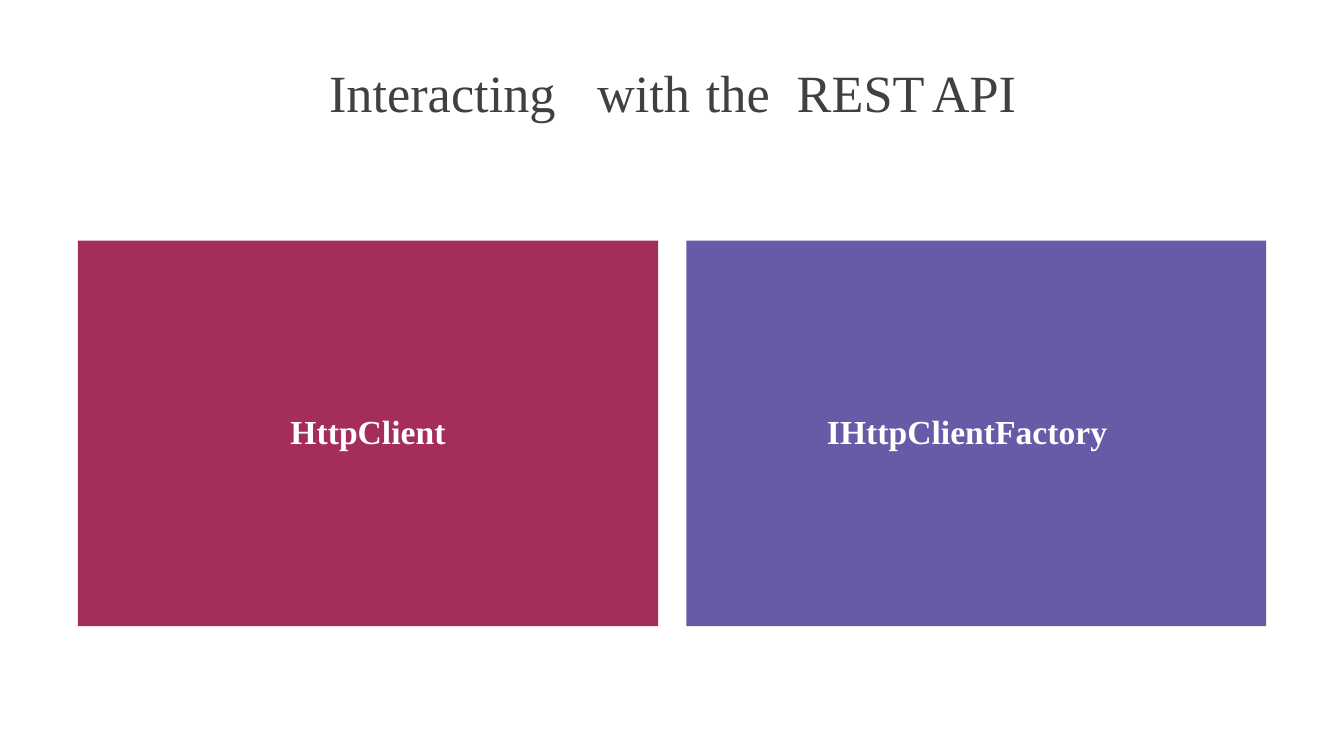
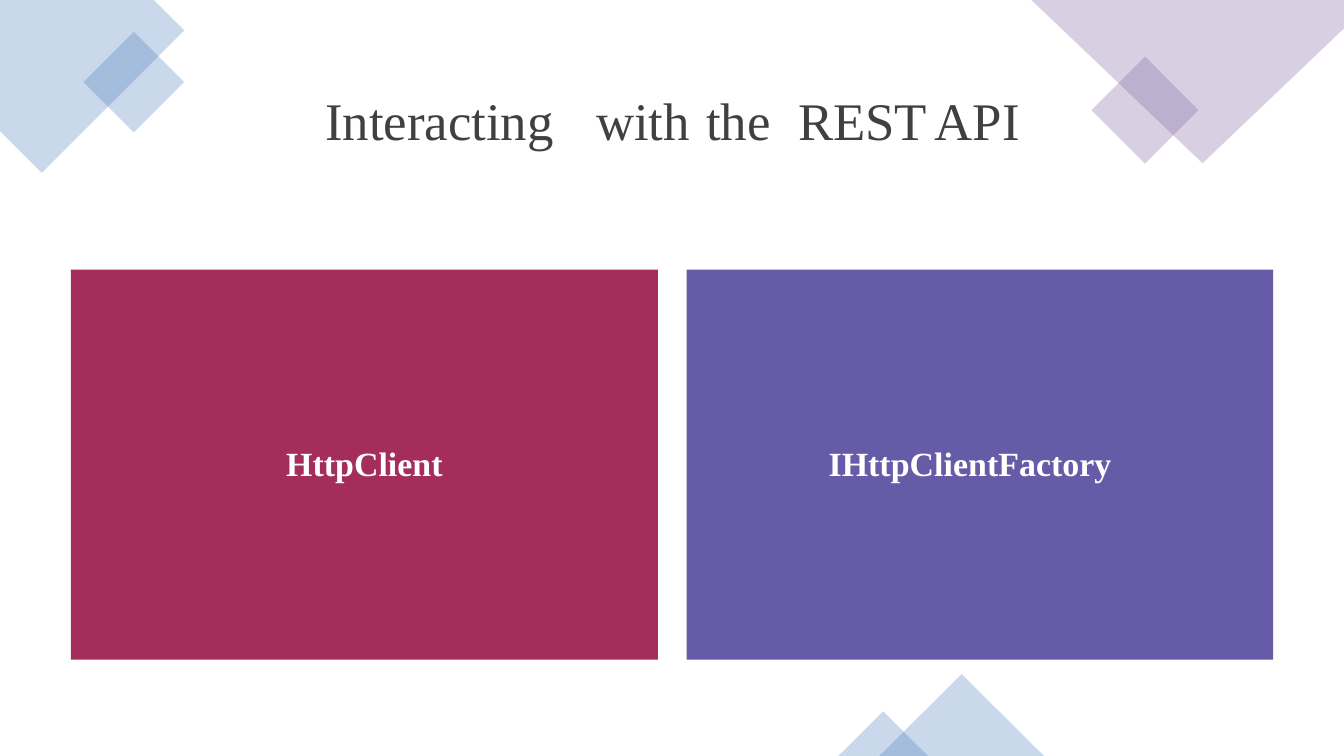
Before and after one commit to CSA-DanielVillamizar/ITM-ProgramaciondeSoftware, a slide deck: slide 15 of ASP.NET Core 6 Blazor Fundamentals/05/using-data-from-an-api-slides.pptx. Drawn at 1344x756 pixels with LibreOffice and Linux fonts; fonts in the diff are those of the drawing. Boxes give left, top, right and bottom in pixels: in the first picture for what was removed or moved away, otherwise in the second. Text is boxed around its words. In the diff, an @@ line names an element or a change of style, - is before the commit and + after.

```diff
--- a/ASP.NET Core 6 Blazor Fundamentals/05/using-data-from-an-api-slides.pptx
+++ b/ASP.NET Core 6 Blazor Fundamentals/05/using-data-from-an-api-slides.pptx
@@ freeform shape added at box(0, 0, 184, 173), fill #4F81BD at 30% opacity @@
@@ freeform shape added at box(1032, 0, 1344, 163), fill #8064A2 at 30% opacity @@
@@ rectangle added at box(83, 32, 184, 132), fill #4F81BD at 30% opacity @@
@@ rectangle added at box(1092, 56, 1199, 164), fill #8064A2 at 30% opacity @@
@@ text "Interacting": place and size @@
-text "Interacting" at box(329, 77, 556, 123)
+text "Interacting" at box(325, 105, 554, 150)
@@ 3 texts: place and size @@
-3 texts at box(597, 75, 925, 113)
+3 texts at box(596, 103, 927, 141)
@@ text "REST" at box(798, 105, 927, 141): size 56 to 56.6 pt; letter spacing -0.6 to -0.7 pt in "REST"; line spacing 58pt to 58.6pt @@
@@ size 56 to 56.6 pt; line spacing 58pt to 58.6pt in 4 elements at box(596, 103, 690, 141), box(706, 103, 770, 141), box(325, 105, 554, 150), box(935, 105, 1020, 140) @@
@@ text "API": place and size @@
-text "API" at box(932, 77, 1016, 112)
+text "API" at box(935, 105, 1020, 140)
@@ text "HttpClient": place and size @@
-text "HttpClient" at box(290, 420, 445, 451)
+text "HttpClient" at box(286, 452, 443, 483)
@@ text "HttpClient" at box(286, 452, 443, 483): size 36 to 36.4 pt; indent changed; more space between paragraphs @@
@@ freeform shape: place and size @@
-freeform shape at box(78, 241, 658, 626)
+freeform shape at box(71, 269, 658, 659)
@@ text "IHttpClientFactory" at box(829, 452, 1112, 483): size 36 to 36.4 pt; indent changed; more space between paragraphs @@
@@ text "IHttpClientFactory": place and size @@
-text "IHttpClientFactory" at box(827, 420, 1107, 451)
+text "IHttpClientFactory" at box(829, 452, 1112, 483)
@@ freeform shape: place and size @@
-freeform shape at box(687, 241, 1267, 626)
+freeform shape at box(687, 269, 1273, 659)
@@ triangle added at box(879, 674, 1044, 756), fill #4F81BD at 30% opacity @@
@@ triangle added at box(838, 712, 928, 756), fill #4F81BD at 30% opacity @@
```
Also in this commit, not shown: 25 other slides changed, 8 other files.
